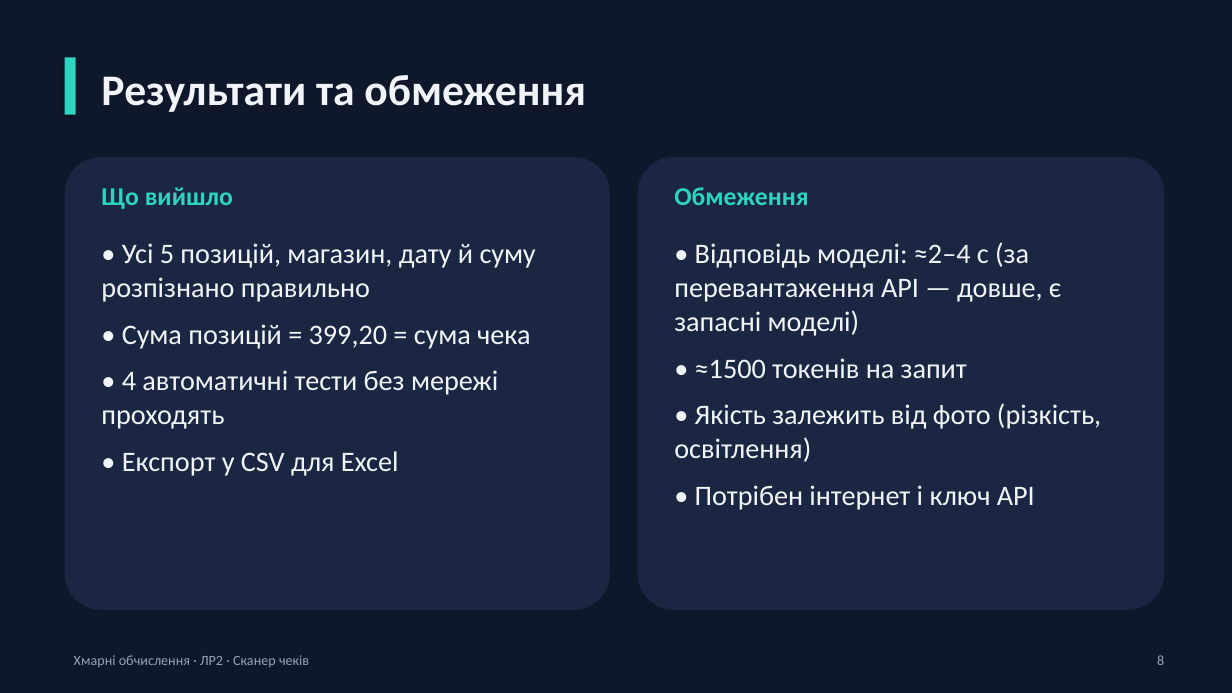
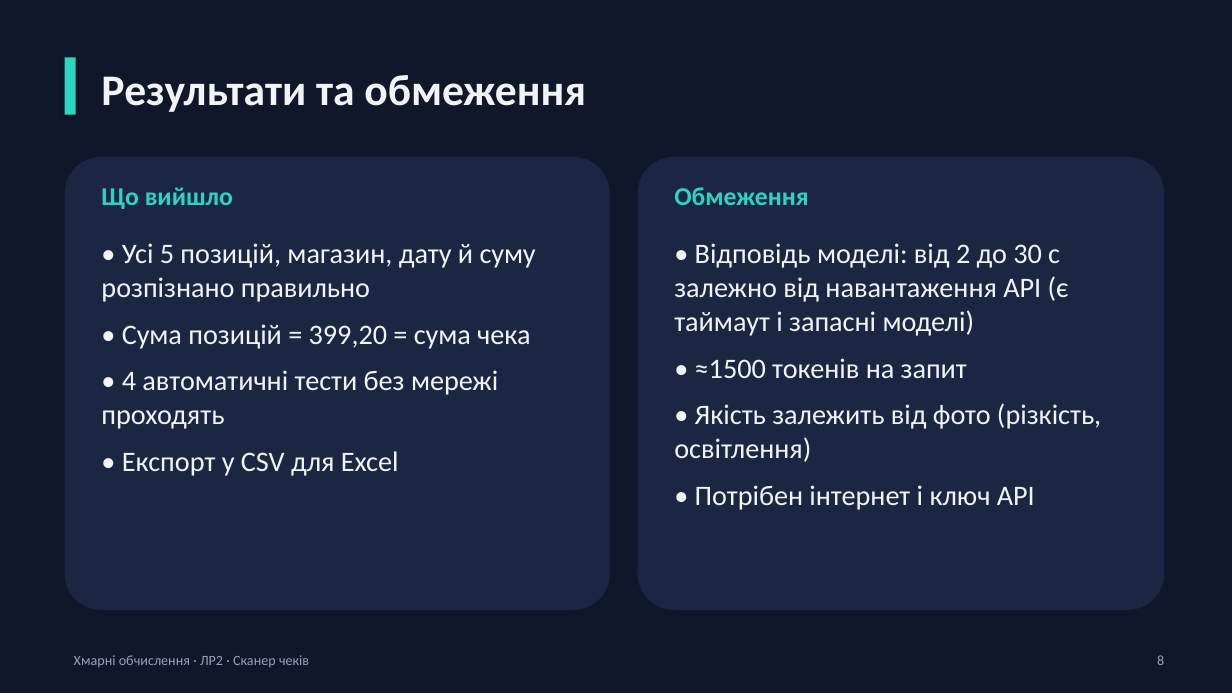
Before and after one commit to dissimilatee/Lab2XO, a slide deck: slide 8 of Презентація_ЛР2_Бондаренко.pptx. Drawn at 1232x693 pixels with LibreOffice and Linux fonts; fonts in the diff are those of the drawing. Boxes give left, top, right and bottom in pixels: in the first picture for what was removed or moved away, otherwise in the second. Text is boxed around its words. In the diff, an @@ line names an element or a change of style, - is before the commit and + after.

```diff
--- a/Презентація_ЛР2_Бондаренко.pptx
+++ b/Презентація_ЛР2_Бондаренко.pptx
@@ text at (x1=674, y1=243, x2=1069, y2=336): text changed @@
-• Відповідь моделі: ≈2–4 с (за перевантаження API — довше, є запасні моделі)
+• Відповідь моделі: від 2 до 30 с залежно від навантаження API (є таймаут і запасні моделі)
```
Also in this commit, not shown: 1 other slide changed, 3 other files.
